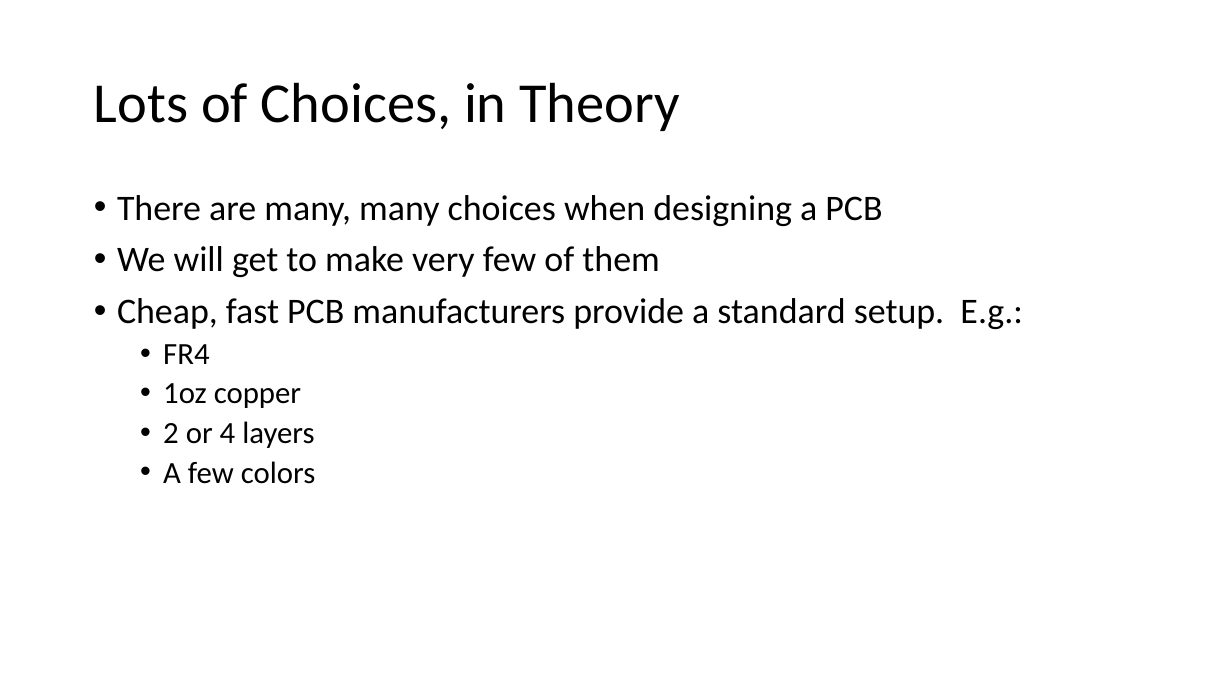
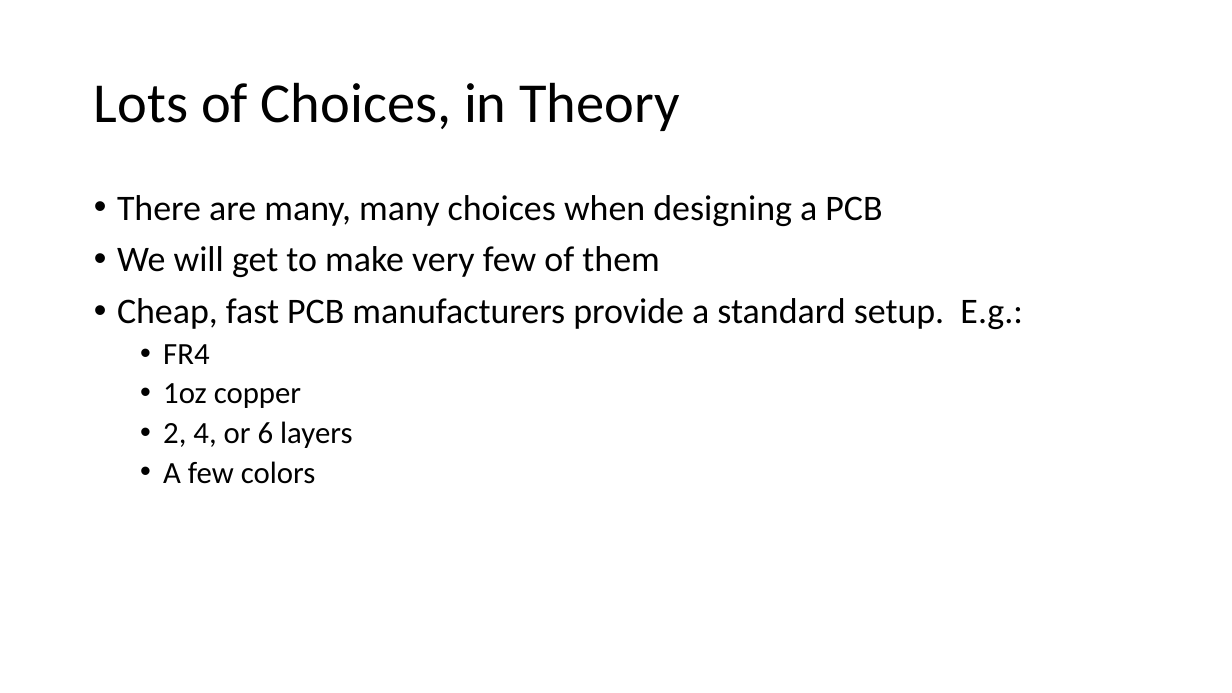
Before and after one commit to NVSL/QuadClass-Resources, a slide deck: slide 11 of labs/Introduction-To-Eagle/Introduction-To-Eagle.pptx. Drawn at 1232x693 pixels with LibreOffice and Linux fonts; fonts in the diff are those of the drawing. Boxes give left, top, right and bottom in pixels: in the first picture for what was removed or moved away, otherwise in the second. Text is boxed around its words. In the diff, an @@ line names an element or a change of style, - is before the commit and + after.

```diff
--- a/labs/Introduction-To-Eagle/Introduction-To-Eagle.pptx
+++ b/labs/Introduction-To-Eagle/Introduction-To-Eagle.pptx
@@ text at bbox=[163, 421, 352, 448]: text changed @@
-  • 2 or 4 layers
+  • 2, 4, or 6 layers
```
Also in this commit, not shown: 11 other slides changed, 1 slide added, 9 other files.
